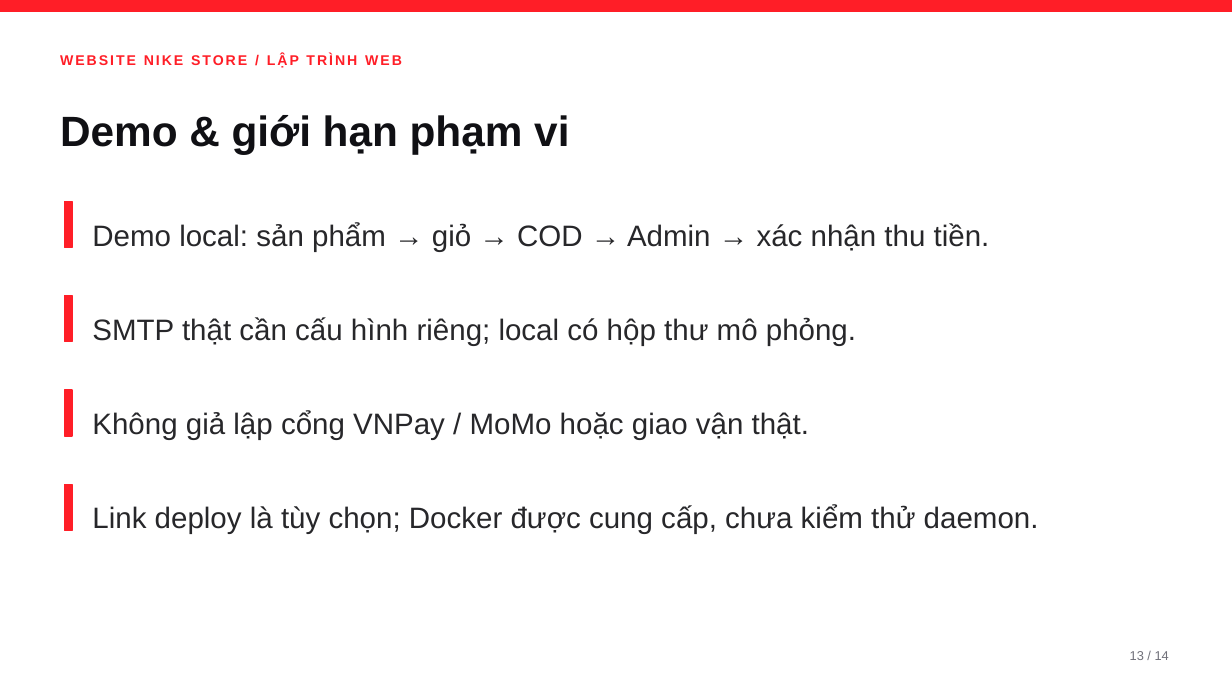
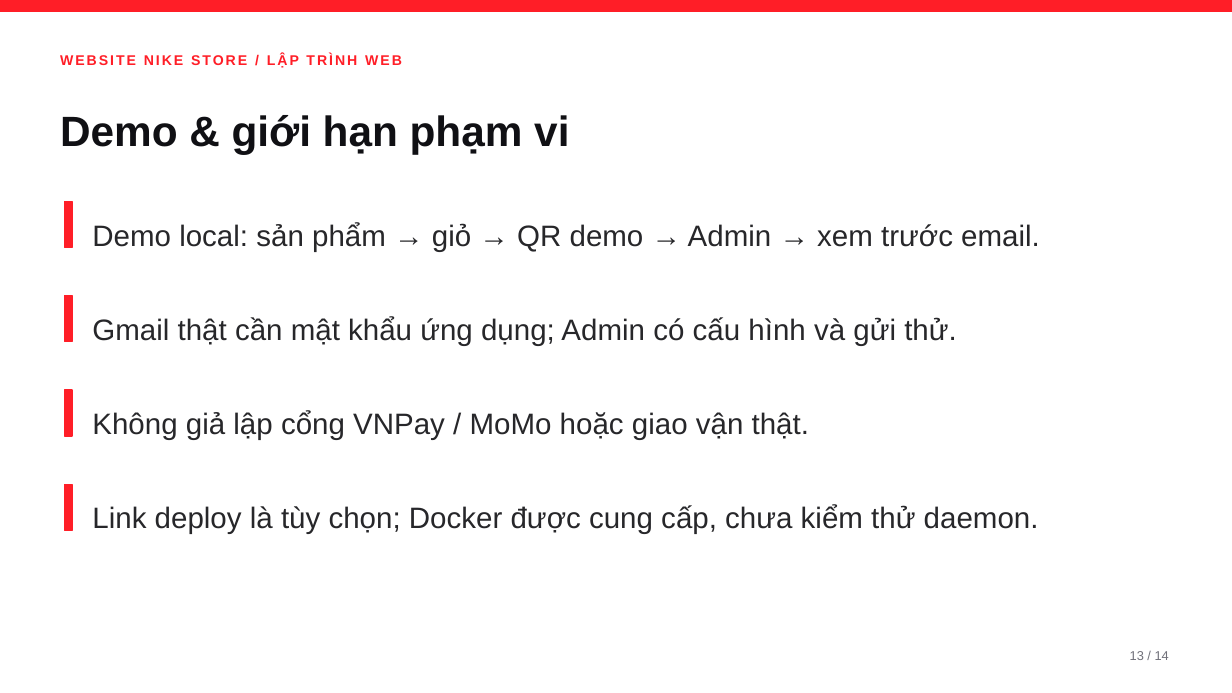
Before and after one commit to mired273mh/nike-store, a slide deck: slide 13 of WEB/docs/Nike-Store-Slides.pptx. Drawn at 1232x693 pixels with LibreOffice and Linux fonts; fonts in the diff are those of the drawing. Boxes give left, top, right and bottom in pixels: in the first picture for what was removed or moved away, otherwise in the second. Text is boxed around its words. In the diff, an @@ line names an element or a change of style, - is before the commit and + after.

Commit message:
Restore demo QR payments and Admin customer email notifications

```diff
--- a/WEB/docs/Nike-Store-Slides.pptx
+++ b/WEB/docs/Nike-Store-Slides.pptx
@@ text at [92, 222, 1040, 251]: text changed @@
-Demo local: sản phẩm → giỏ → COD → Admin → xác nhận thu tiền.
+Demo local: sản phẩm → giỏ → QR demo → Admin → xem trước email.
@@ text at [92, 317, 957, 346]: text changed @@
-SMTP thật cần cấu hình riêng; local có hộp thư mô phỏng.
+Gmail thật cần mật khẩu ứng dụng; Admin có cấu hình và gửi thử.
```
Also in this commit, not shown: 3 other slides changed, 46 other files.
